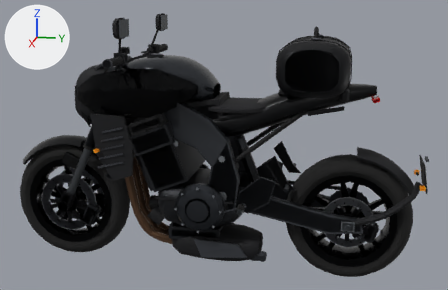
What one commit did to the glTF model assets/bikes/detail/bike07_mt09.glb.
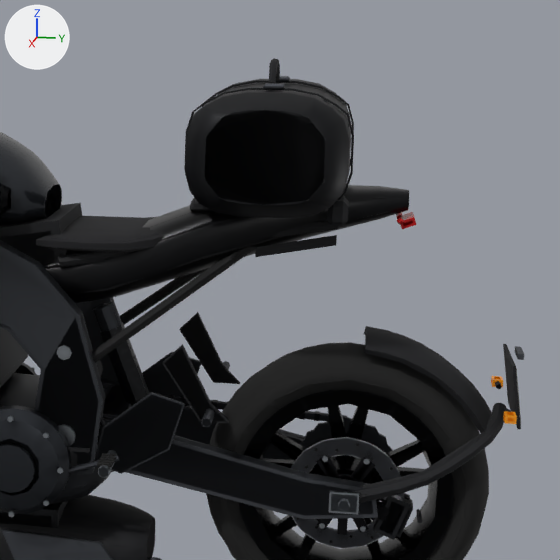
There are two pictures of each version: one whole from a 50 mm camera at (2.88, 0.67, 1.34) aimed at (-0.01, 0.09, 0.62), one close up on the part from 43% to 99% of the width and 0% to 87% of the height. Lighting does not change. The marker at upper left points along +X, +Y and +Z. The last two pictures show the newer version. Where no turn or scale is listed for an object, it has been applied to the vertices. Vertices at exactly the same position are counted once.

Names of what the first close-up shows: 'body', 'body.001', 'disc_rear', 'disc_rear.001', 'luggage', 'luggage.001', 'wheel_rear', 'wheel_rear.001' and 2 more.
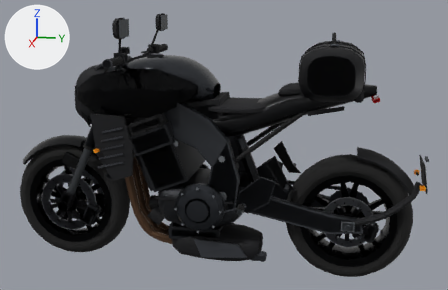
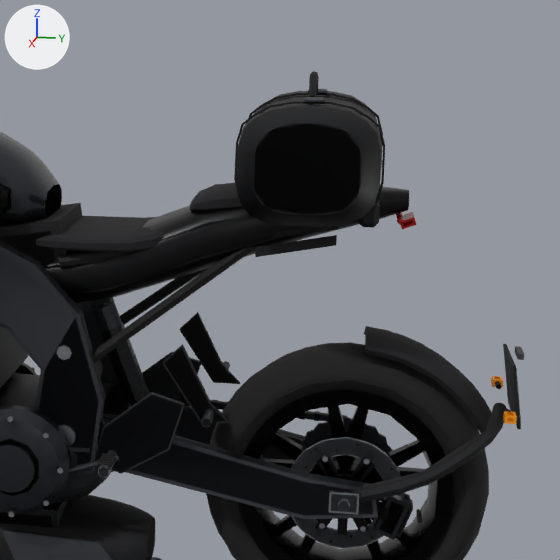
Diff of the bpy script that builds the scene:
```diff
--- a/assets/bikes/detail/bike07_mt09.glb.py
+++ b/assets/bikes/detail/bike07_mt09.glb.py
@@ me_luggage @@
 # used by ob_luggage; location = (0.0, 0.52, 1.0)
-me_luggage.from_pydata(...)  # 50 vertices, 96 faces; spans x -0.25..0.25, y -0.155..0.155, z -0.105..0.136
+me_luggage.from_pydata(...)  # 50 vertices, 96 faces; spans x -0.25..0.25, y -0.136..0.136, z -0.12..0.111
+# me_luggage part 1: the whole mesh is scaled about its middle by (1, 0.874, 0.959), then moved by (0.0, 0.0, -0.02)
 me_luggage.materials.append(mat_luggage)
@@ me_luggage_001 @@
 # used by ob_luggage_001; location = (0.0, 0.52, 1.0)
-me_luggage_001.from_pydata(...)  # 574 vertices, 1120 faces; spans x -0.25..0.25, y -0.165..0.165, z -0.125..0.192
+me_luggage_001.from_pydata(...)  # 574 vertices, 1120 faces; spans x -0.25..0.25, y -0.145..0.145, z -0.125..0.167
+# me_luggage_001 part 2: the loose piece of 240 vertices spanning x -0.25..0.25, y -0.159..0.159, z -0.104..0.137 is scaled about its middle by (1, 0.875, 0.96), then moved by (0.0, 0.0, -0.02)
+# me_luggage_001 part 3: the loose piece of 80 vertices spanning x -0.113..-0.097, y -0.165..0.165, z -0.11..0.14 is scaled about its middle by (1, 0.878, 0.96), then moved by (0.0, 0.0, -0.02)
+# me_luggage_001 part 4: the loose piece of 80 vertices spanning x 0.112..0.128, y -0.165..0.165, z -0.11..0.141 is scaled about its middle by (1, 0.878, 0.959), then moved by (0.0, 0.0, -0.02)
+# me_luggage_001 part 5: the loose piece of 42 vertices spanning x -0.077..0.077, y -0.008..0.008, z 0.141..0.192 is moved by (0.0, 0.0, -0.025)
+# me_luggage_001 part 6: the loose piece of 24 vertices spanning x -0.15..0.15, y 0.12..0.16, z -0.125..-0.075 is moved by (0.0, -0.02, 0.0)
+# me_luggage_001 part 7: the loose piece of 24 vertices spanning x -0.116..-0.086, y -0.013..0.027, z 0.139..0.149 is moved by (0.0, -0.001, -0.025)
+# me_luggage_001 part 8: the loose piece of 24 vertices spanning x 0.109..0.139, y -0.013..0.027, z 0.139..0.149 is moved by (0.0, -0.001, -0.025)
+# other edits to the shape of me_luggage_001 do not show in these pictures
 me_luggage_001.materials.append(mat_luggage)
@@ ob_luggage @@
 ob_luggage = bpy.data.objects.new('luggage', me_luggage)
-ob_luggage.location = (0.0, 0.52, 1.0)
+ob_luggage.location = (0.0, 0.6, 1.0)
@@ ob_luggage_001 @@
 ob_luggage_001 = bpy.data.objects.new('luggage.001', me_luggage_001)
-ob_luggage_001.location = (0.0, 0.52, 1.0)
+ob_luggage_001.location = (0.0, 0.6, 1.0)
```

Where the change shows, as pixel boxes [x1, y1, x2, y2] in the close-ups (560 x 560 px; the box of a moved part takes in the faces that stretch with it):
'luggage.001', reshaped, moved (11% narrower, 7% shorter)
    before: [184, 58, 354, 227]
    after: [234, 71, 385, 228]
'luggage', moved, rescaled (13% narrower)
    before: [204, 83, 350, 205]
    after: [254, 95, 381, 215]
part 2 of me_luggage_001, moved or reshaped
    before: [185, 79, 351, 218]
    after: [236, 91, 382, 227]
part 3 of me_luggage_001, moved or reshaped
    before: [202, 80, 354, 166]
    after: [249, 93, 383, 165]
part 4 of me_luggage_001, moved or reshaped
    before: [184, 88, 354, 200]
    after: [234, 101, 385, 203]
part 5 of me_luggage_001, moved or reshaped
    before: [269, 58, 280, 84]
    after: [309, 71, 319, 97]
part 6 of me_luggage_001, moved or reshaped
    before: [327, 195, 349, 227]
    after: [358, 200, 380, 228]
part 7 of me_luggage_001, moved or reshaped
    before: [276, 76, 290, 82]
    after: [308, 89, 327, 94]
part 8 of me_luggage_001, moved or reshaped
    before: [263, 83, 285, 90]
    after: [304, 97, 325, 103]
